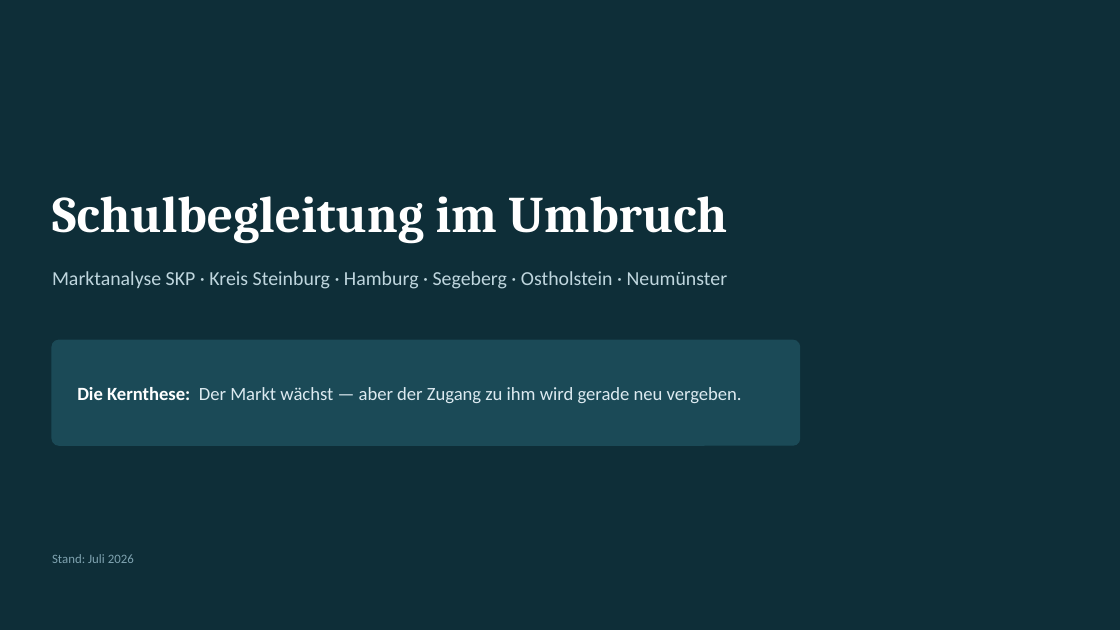
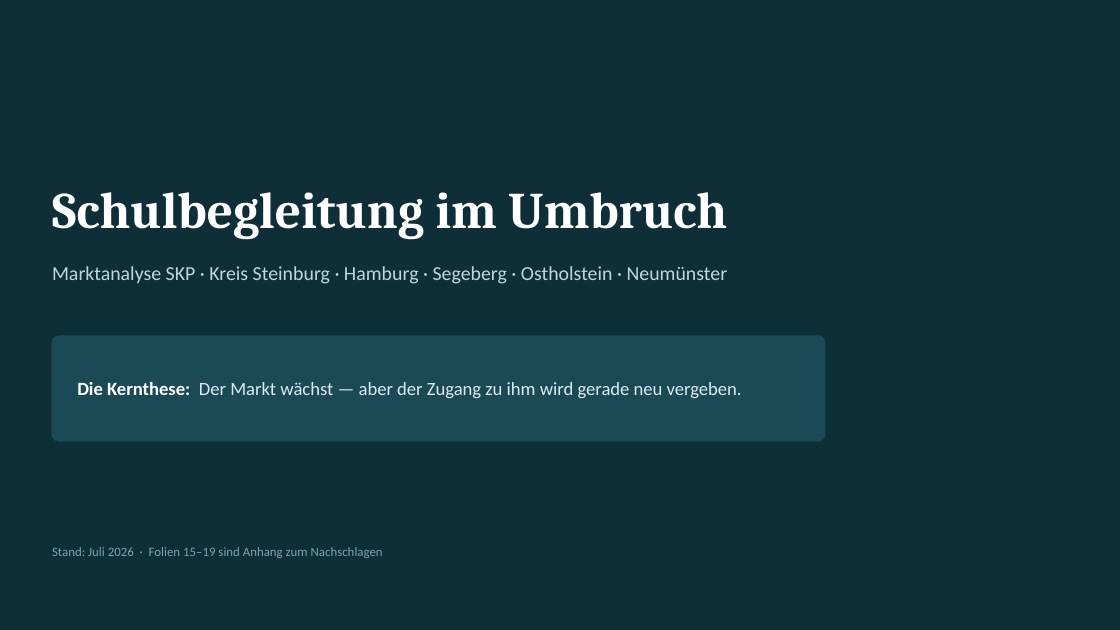
Before and after one commit to findingNemo0o0/repository, a slide deck: slide 1 of praesentation/SKP-Marktanalyse-Schulbegleitung.pptx. Drawn at 1120x630 pixels with LibreOffice and Linux fonts; fonts in the diff are those of the drawing. Boxes give left, top, right and bottom in pixels: in the first picture for what was removed or moved away, otherwise in the second. Text is boxed around its words. In the diff, an @@ line names an element or a change of style, - is before the commit and + after.

```diff
--- a/praesentation/SKP-Marktanalyse-Schulbegleitung.pptx
+++ b/praesentation/SKP-Marktanalyse-Schulbegleitung.pptx
@@ text "Schulbegleitung im Umbruch": place and size @@
-text "Schulbegleitung im Umbruch" at bbox=[52, 196, 727, 244]
+text "Schulbegleitung im Umbruch" at bbox=[52, 192, 727, 240]
@@ text "Marktanalyse SKP · Kreis Steinburg ...": place and size @@
-text "Marktanalyse SKP · Kreis Steinburg ..." at bbox=[52, 271, 728, 289]
+text "Marktanalyse SKP · Kreis Steinburg ..." at bbox=[52, 266, 728, 284]
@@ rounded rectangle: place and size @@
-rounded rectangle at bbox=[52, 340, 800, 445]
+rounded rectangle at bbox=[52, 336, 825, 441]
@@ rounded rectangle at bbox=[52, 336, 825, 441]: shadow on @@
@@ text "Die Kernthese: Der Markt wächst ...": place and size @@
-text "Die Kernthese: Der Markt wächst ..." at bbox=[77, 387, 742, 403]
+text "Die Kernthese: Der Markt wächst ..." at bbox=[77, 382, 742, 398]
@@ text at bbox=[52, 547, 383, 558]: text changed @@
-Stand: Juli 2026
+Stand: Juli 2026 · Folien 15–19 sind Anhang zum Nachschlagen
```
Also in this commit, not shown: 11 other slides changed, 7 slides added, 1 slide removed, 2 other files.
